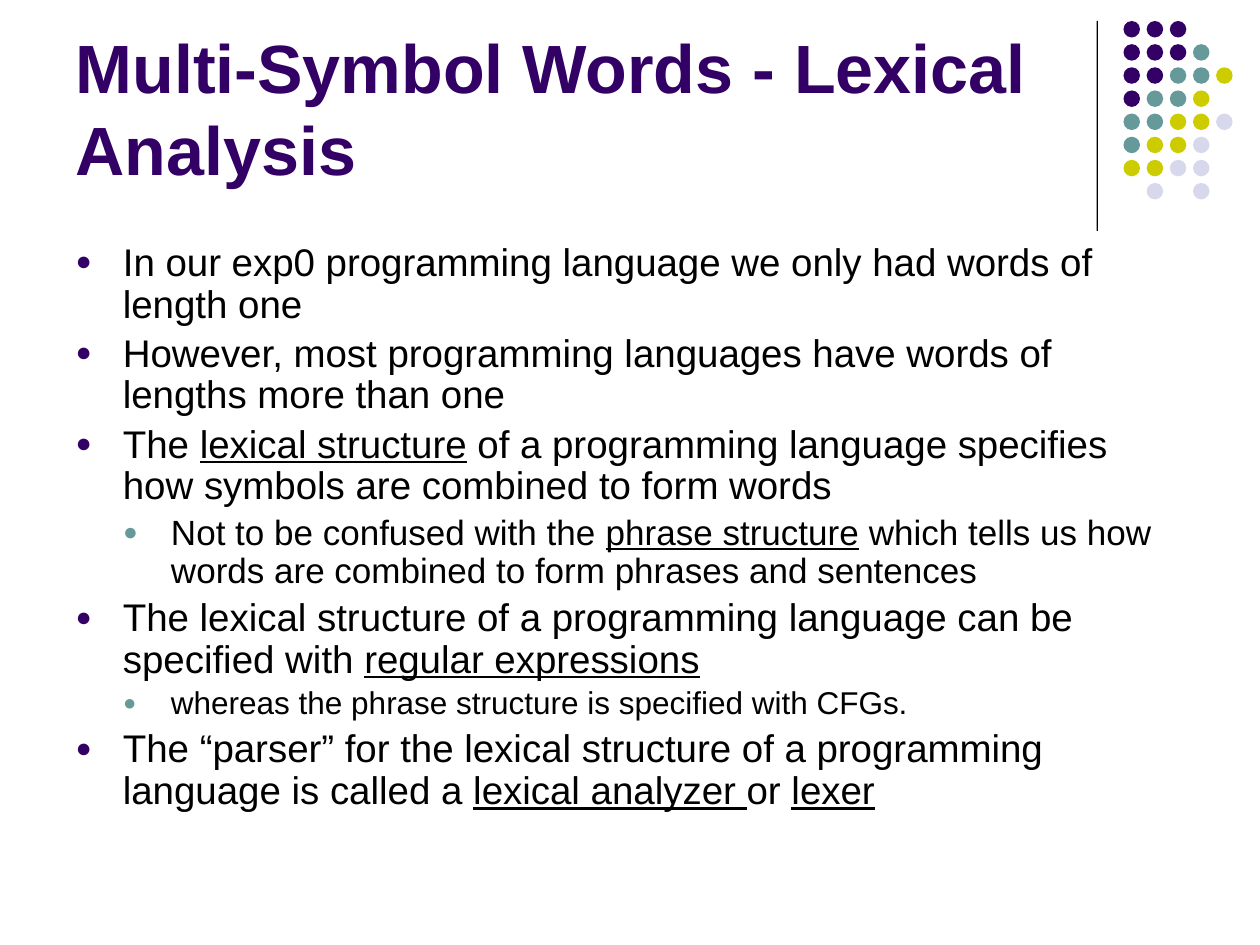
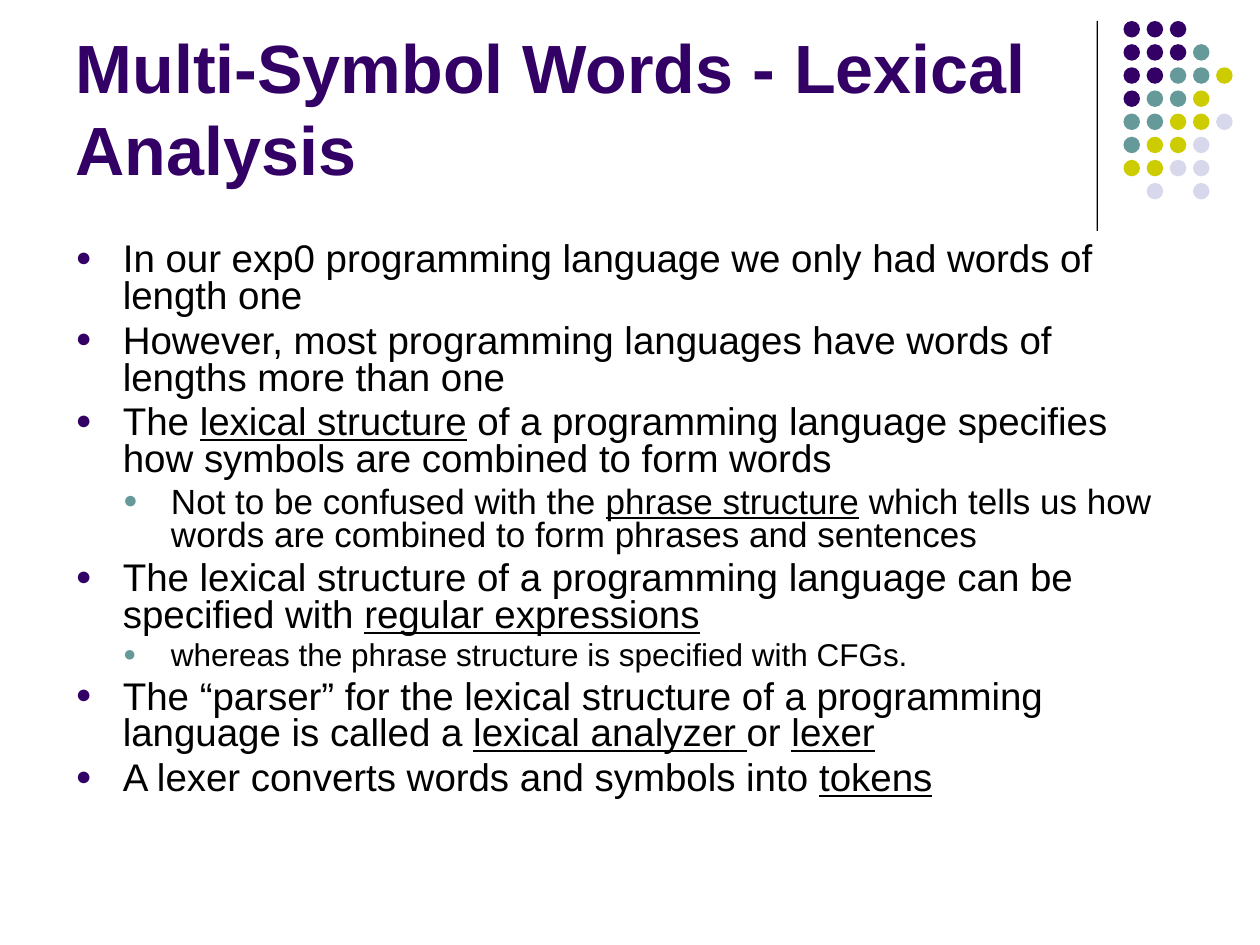
Before and after one commit to lutzhamel/CSC402, a slide deck: slide 1 of notes/csc402-ln004.pptx. Drawn at 1260x945 pixels with LibreOffice and Linux fonts; fonts in the diff are those of the drawing. Boxes give left, top, right and bottom in pixels: in the first picture for what was removed or moved away, otherwise in the second. Text is boxed around its words. In the diff, an @@ line names an element or a change of style, - is before the commit and + after.

```diff
--- a/notes/csc402-ln004.pptx
+++ b/notes/csc402-ln004.pptx
@@ text at [123, 244, 1151, 754]: line spacing 0.9 to 0.8 @@
@@ text at [123, 763, 932, 799]: paragraph added @@
+● A lexer converts words and symbols into tokens
```
Also in this commit, not shown: 2 other slides changed, 12 slides added, 31 slides removed, 2 other files.
